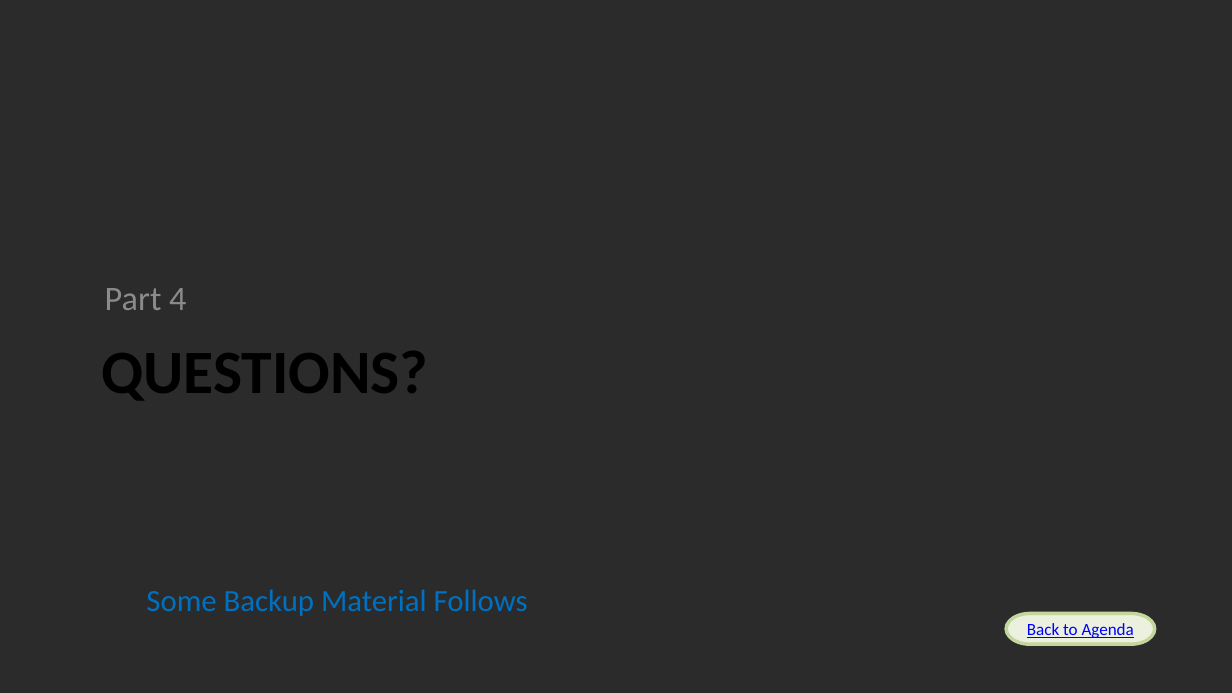
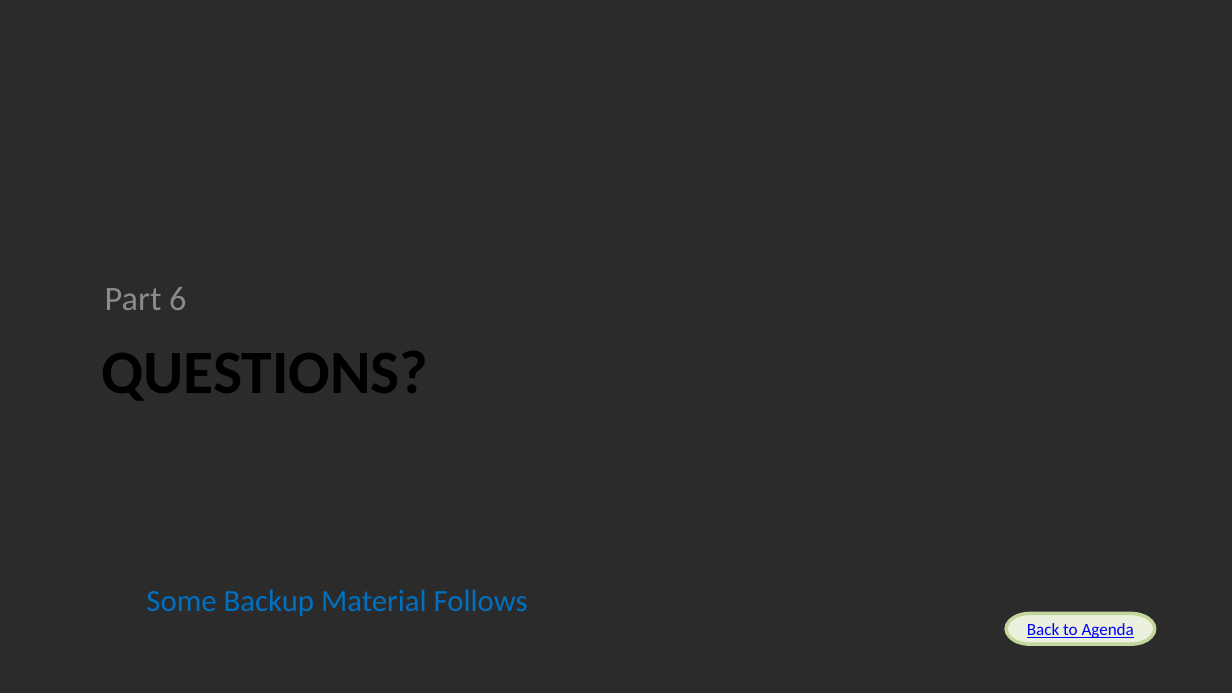
Before and after one commit to Alan-Lomax/MERG-SIG-Presentations, a slide deck: slide 32 of Introduction to Class Programming Part 1.pptx. Drawn at 1232x693 pixels with LibreOffice and Linux fonts; fonts in the diff are those of the drawing; background and template pictures are left out; a plain dark background stands for a picture behind light text. Boxes give left, top, right and bottom in pixels: in the first picture for what was removed or moved away, otherwise in the second. Text is boxed around its words. In the diff, an @@ line names an element or a change of style, - is before the commit and + after.

Commit message:
Update Introduction to Class Programming Part 1.pptx
Last of the last minute tweaks. Fixed Links on various title pages.

```diff
--- a/Introduction to Class Programming Part 1.pptx
+++ b/Introduction to Class Programming Part 1.pptx
@@ text at <box>105,287,186,310</box>: text changed @@
-Part 4
+Part 6
```
Also in this commit, not shown: 2 other slides changed.
